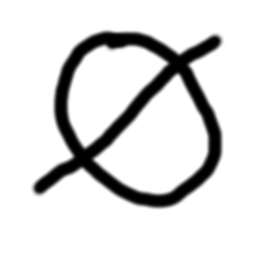
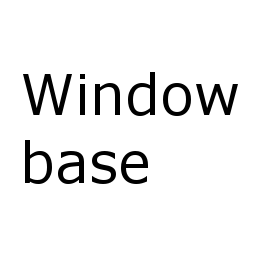
Two versions of the same layered image (256x256). Layer-by-layer changes:
added layer "BaseWindow" above "Terminal" over [23,72,238,184]
hid "EmptyHand" over [29,29,226,211]
